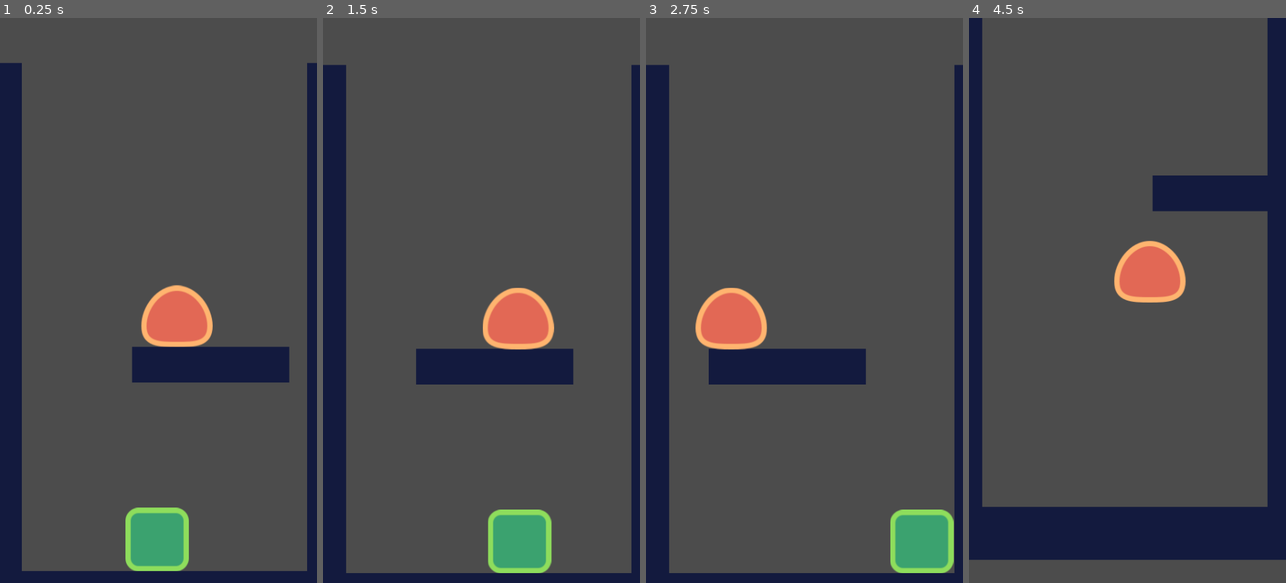
Above: before the commit, frames 1-4 (left to right).
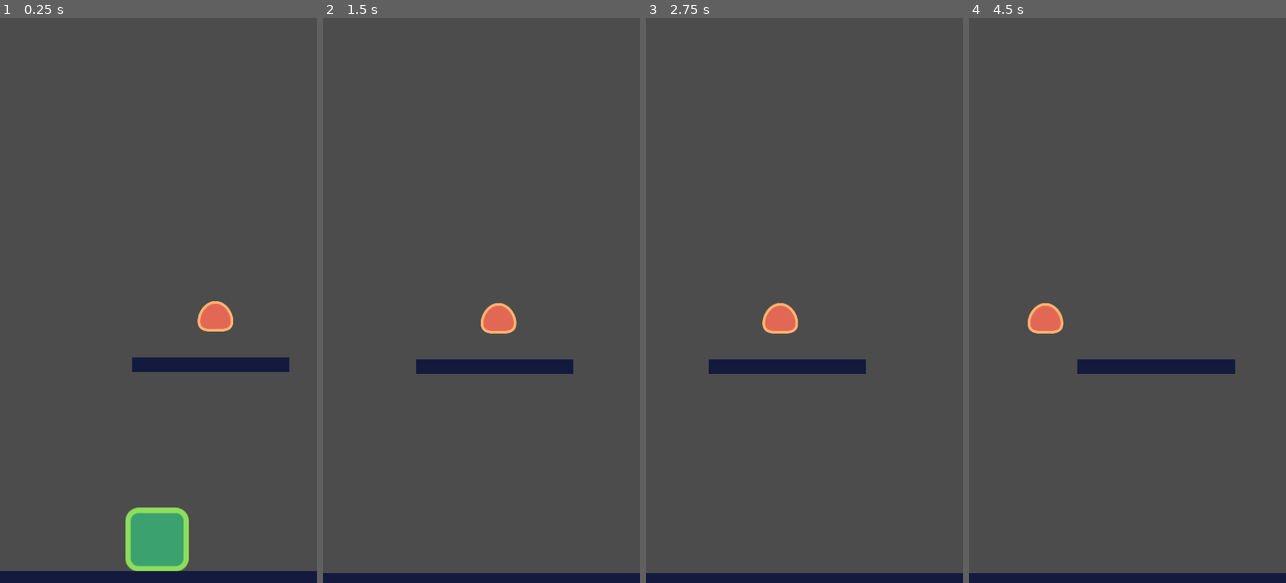
Above: after the commit, the same moments.

Repository: kedar-devs/Alpha-Q
Game: Godot game, scene res://Main.tscn
Same seed, same stepped clock (60 frames per second), same inputs: the game is played once before the commit and once after it. Before the commit the project has no main scene; this scene is started directly in both runs.
Inputs:
- Up to frame 1 (0.25 s): no input
- Up to frame 2 (1.5 s): hold Right (move_right) 0.53-1.28 s; hold Left (move_left) from 1.28 s (still down)
- Up to frame 3 (2.75 s): release Left (move_left) at 2.03 s; hold Right (move_right) from 2.03 s (still down)
- Up to frame 4 (4.5 s): release Right (move_right) at 2.78 s; hold Up (move_up) 2.78-3.53 s; hold Left (move_left) from 3.53 s (still down)

The runs differ from the first frame. In frame 1, 13% of the frame differs, in the area x 0-100%, y 8-98%; in frame 2, 15%; in frame 3, 15%; in frame 4, 26%, in the area x 0-100%, y 0-100%.
Error before the commit: Invalid call. Nonexistent function 'changedir' in base 'KinematicBody2D (Tile.gd)'. (res://main.gd:50)

Commit message:
made some thin changes

Diff:
--- a/Object/Enemy.gd
+++ b/Object/Enemy.gd
@@ -1,13 +1,20 @@
 extends "res://Object/Object.gd"
 signal killenemy
 var edged=false
+var SKY_FALL=Vector2.UP
+
 func init(_position):
 	set_physics_process(false)
+	gravity=0
+	velocity.y=gravity
+	speed.x=50
 	velocity.x=-speed.x
 	position=_position
 	$CollisionPolygon2D.build_mode=$CollisionPolygon2D.build_mode
-	$Sprite.scale=Vector2(1,1)
-	$CollisionPolygon2D.scale=Vector2(1,1)
+	$Sprite.scale=Vector2(0.5,0.5)
+	$CollisionPolygon2D.scale=Vector2(0.5,0.5)
+	$Area2D/CollisionShape2D.scale=Vector2(0.5,0.5)
+	$PlatformDetector/CollisionShape2D.scale=Vector2(0.5,0.5)
 
 func _physics_process(delta):
 
@@ -24,3 +31,14 @@
 
 func _on_Area2D_area_entered(area):
 	emit_signal("killenemy")
+
+
+func _on_PlatformDetector_area_entered(area):
+	gravity=0
+
+
+
+func _on_PlatformDetector_area_exited(area):
+	print("skyfall down")
+	gravity=4000
+	queue_free()
--- a/Object/Enemy.tscn
+++ b/Object/Enemy.tscn
@@ -1,10 +1,13 @@
-[gd_scene load_steps=4 format=2]
+[gd_scene load_steps=5 format=2]
 
 [ext_resource path="res://Object/Enemy.gd" type="Script" id=1]
 [ext_resource path="res://start-assets/enemy.png" type="Texture" id=2]
 
 [sub_resource type="RectangleShape2D" id=1]
 extents = Vector2( 45.1069, 17.49 )
+
+[sub_resource type="RectangleShape2D" id=2]
+extents = Vector2( 40.482, 10 )
 
 [node name="Enemy" type="KinematicBody2D"]
 position = Vector2( 237.602, 160.181 )
@@ -17,12 +20,10 @@
 texture = ExtResource( 2 )
 
 [node name="VisibilityNotifier2D" type="VisibilityNotifier2D" parent="."]
-visible = false
 position = Vector2( -1.41249, -46.725 )
 scale = Vector2( 4.63392, 5.29463 )
 
 [node name="VisibilityEnabler2D" type="VisibilityEnabler2D" parent="."]
-visible = false
 position = Vector2( 4.42642, -45.8904 )
 scale = Vector2( 4.18198, 2.69706 )
 process_parent = true
@@ -37,5 +38,13 @@
 [node name="CollisionShape2D" type="CollisionShape2D" parent="Area2D"]
 position = Vector2( 0.420441, -79.8853 )
 shape = SubResource( 1 )
+
+[node name="PlatformDetector" type="Area2D" parent="."]
+
+[node name="CollisionShape2D" type="CollisionShape2D" parent="PlatformDetector"]
+position = Vector2( -0.840899, -7.14761 )
+shape = SubResource( 2 )
 [connection signal="screen_exited" from="VisibilityNotifier2D" to="." method="_on_VisibilityNotifier2D_screen_exited"]
 [connection signal="area_entered" from="Area2D" to="." method="_on_Area2D_area_entered"]
+[connection signal="area_entered" from="PlatformDetector" to="." method="_on_PlatformDetector_area_entered"]
+[connection signal="area_exited" from="PlatformDetector" to="." method="_on_PlatformDetector_area_exited"]
--- a/Object/LevelTemplate.tscn
+++ b/Object/LevelTemplate.tscn
@@ -9,4 +9,4 @@
 collision_layer = 2147483664
 collision_mask = 0
 format = 1
-tile_data = PoolIntArray( 65535, 1, 0, 7, 1, 0, 131071, 1, 0, 65543, 1, 0, 196607, 1, 0, 131079, 1, 0, 262143, 1, 0, 196615, 1, 0, 327679, 1, 0, 262151, 1, 0, 393215, 1, 0, 327687, 1, 0, 327688, 1, 0, 458751, 1, 0, 393223, 1, 0, 393224, 1, 0, 524287, 1, 0, 458759, 1, 0, 458760, 1, 0, 589823, 1, 0, 524295, 1, 0, 524296, 1, 0, 655359, 1, 0, 589831, 1, 0, 589832, 1, 0, 720895, 1, 0, 655367, 1, 0, 655368, 1, 0, 786431, 1, 0, 720903, 1, 0, 851967, 1, 0, 786432, 1, 0, 786433, 1, 0, 786434, 1, 0, 786435, 1, 0, 786436, 1, 0, 786437, 1, 0, 786438, 1, 0, 786439, 1, 0 )
+tile_data = PoolIntArray( 851966, 1, 0, 851967, 1, 0, 786432, 1, 0, 786433, 1, 0, 786434, 1, 0, 786435, 1, 0, 786436, 1, 0, 786437, 1, 0, 786438, 1, 0, 786439, 1, 0, 786440, 1, 0 )
--- a/Object/MovingObj.gd
+++ b/Object/MovingObj.gd
@@ -1,11 +1,11 @@
 extends Area2D
 onready var player=preload("res://Object/Tile.tscn")
-
+signal tilegone
 onready var move_tween=$MoveTween
 var move_range=150
 var move_speed=1.0
 var length=1.5
-var bredth=1
+var bredth=0.4
 signal enemyOn
 func init(_position):
 	position=_position
@@ -25,6 +25,7 @@
 	yield($AnimationPlayer,"animation_finished")
 	queue_free()
 
+
 func set_tween(object=null,key=null):
 	if move_range==0:
 		return
@@ -37,4 +38,5 @@
 
 
 func _on_MovingObj_body_exited(body):
+
 	emit_signal("enemyOn",body)
--- a/Object/MovingObj.tscn
+++ b/Object/MovingObj.tscn
@@ -19,7 +19,7 @@
 "times": PoolRealArray( 0, 0.4 ),
 "transitions": PoolRealArray( 1, 1 ),
 "update": 0,
-"values": [ Vector2( 1.5, 1 ), Vector2( 1e-05, 1 ) ]
+"values": [ Vector2( 1.5, 0.4 ), Vector2( 1e-05, 0.7 ) ]
 }
 tracks/1/type = "value"
 tracks/1/path = NodePath("Sprite:modulate")
@@ -41,7 +41,7 @@
 script = ExtResource( 2 )
 
 [node name="Sprite" type="Sprite" parent="."]
-scale = Vector2( 1.5, 1 )
+scale = Vector2( 1.5, 0.4 )
 texture = ExtResource( 1 )
 
 [node name="CollisionShape2D" type="CollisionShape2D" parent="."]
--- a/Object/Tile.tscn
+++ b/Object/Tile.tscn
@@ -7,7 +7,7 @@
 extents = Vector2( 48.7779, 47.6409 )
 
 [sub_resource type="RectangleShape2D" id=2]
-extents = Vector2( 49.6023, 50.4007 )
+extents = Vector2( 48.1992, 50.4007 )
 
 [node name="Tile" type="KinematicBody2D"]
 position = Vector2( 230.306, 188.523 )
--- a/main.gd
+++ b/main.gd
@@ -2,12 +2,16 @@
 var Block=preload("res://Object/Tile.tscn")
 var Tile=preload("res://Object/MovingObj.tscn")
 var Enemy=preload("res://Object/Enemy.tscn")
+enum EnemyExists{ON,OFF}
+var score=0
 var player
-
+var level=0
+var modes=EnemyExists.ON
 func _ready():
 	randomize()
 	new_game()
 func new_game():
+	level=0
 	$Camera2D.position = $StartPosition.position+Vector2(0,-400)
 	player=Block.instance()
 	player.position=$StartPosition.position
@@ -23,10 +27,21 @@
 	add_child(enemy)
 	enemy.init(_position)
 	enemy.connect("killenemy",self,"_on_enemy_killed")
+func set_enemy(_mode,_position):
+	print('in mode',_mode)
+	modes=_mode
+	match modes:
+		EnemyExists.OFF:
+			return
+		EnemyExists.ON:
+			spawn_enimies(_position+Vector2(0,-25))
+
 func spawn_tile(_position=null):
+	var _mode=choices([10,level])
+
 	var platform=Tile.instance()
 	if _position==null:
-		var x=rand_range(-150,150)
+		var x=rand_range(-150,250)
 		var y=rand_range(-300,-150)
 		_position=player.position+Vector2(x,y)
 	else:
@@ -35,18 +50,33 @@
 
 	platform.init(_position)
 	platform.connect("enemyOn",self,"_prevent_fall")
-	spawn_enimies(_position+Vector2(0,-25))
+	set_enemy(_mode,_position)
+	#spawn_enimies(_position+Vector2(0,-25))
 func _on_player_landed(object):
 	print("in landing ")
 	player.stopfalling()
-	$Camera2D.position=object.position+Vector2(0,-50)
+	$Camera2D.position=object.position+Vector2(0,-150)
 	call_deferred("spawn_tile")
+	score+=1
+	if(score%1==0):
+		level+=1
 
 func _on_enemy_killed(object):
 	queue_free()
 
 func _prevent_fall(object):
 	print("Hello")
-	object.changedir()
+#	object.changedir()
 func _free_tile(object):
 	object.disappear()
+
+
+func choices(weights):
+	var sum=0
+	for weight in weights:
+		sum+-weight
+	var num=rand_range(0,sum)
+	for i in weights.size():
+		if num<weights[i]:
+			return i
+		num-=weights[i]
--- a/project.godot
+++ b/project.godot
@@ -21,7 +21,7 @@
 [application]
 
 config/name="Monkey_Jumper"
-run/main_scene="res://addons/BitmapFontMaker/main.tscn"
+run/main_scene="res://Main.tscn"
 config/icon="res://icon.png"
 
 [display]
